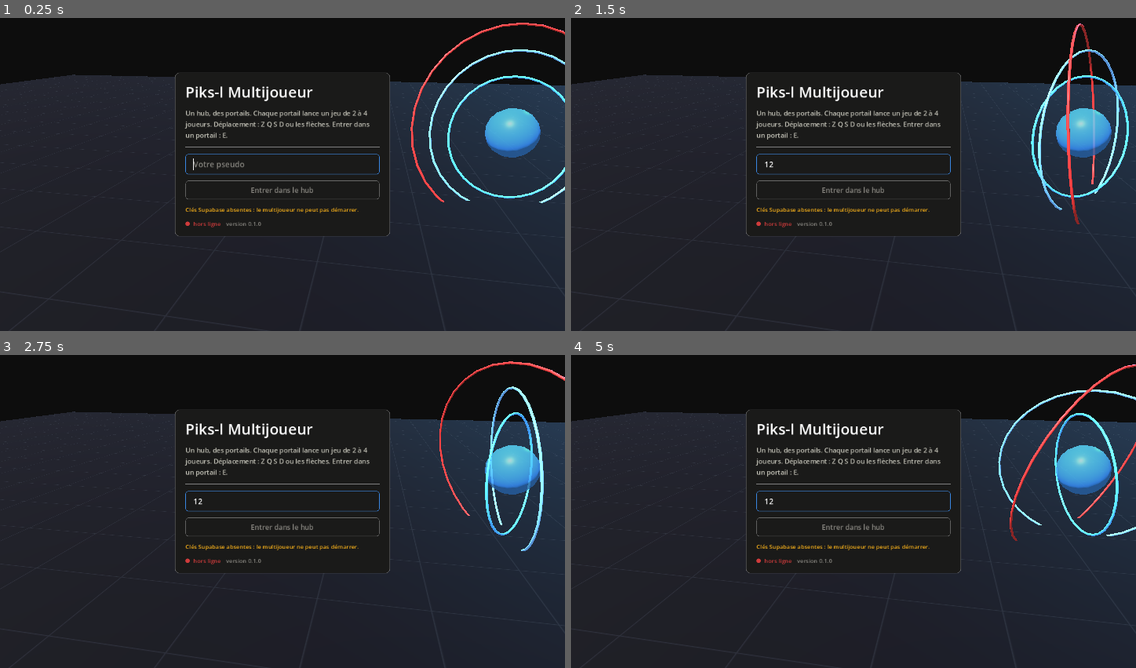
Above: before the commit, frames 1-4 (two rows, left to right).
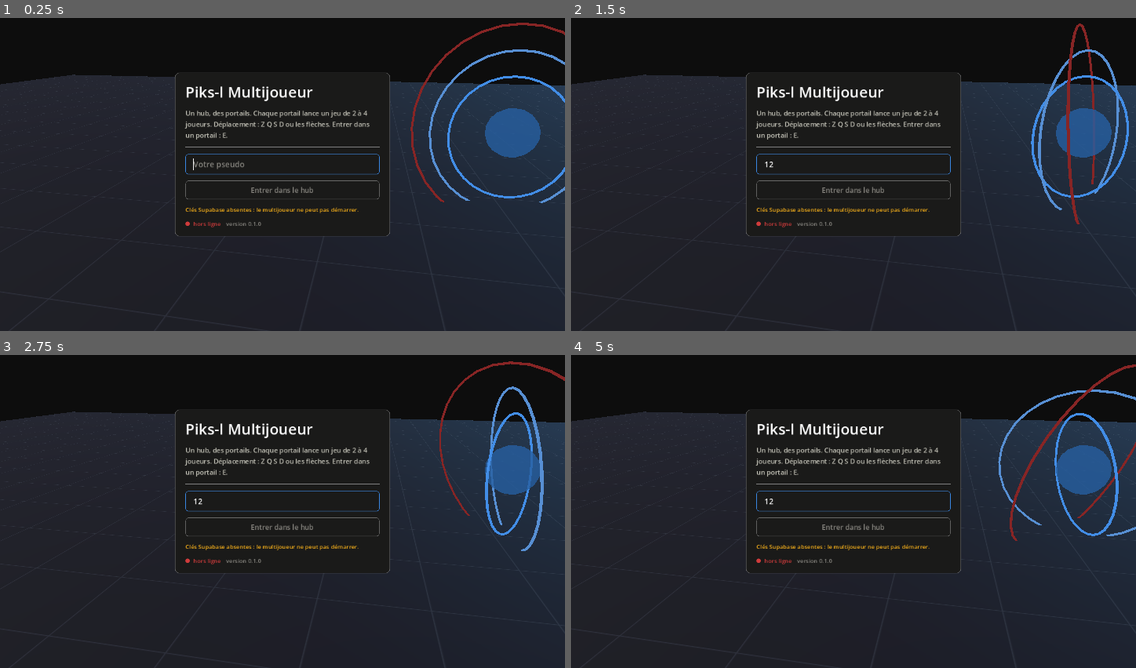
Above: after the commit, the same moments.

Repository: PiksL-APP/client-multijoueur
Game: Godot game, scene res://scenes/racine.tscn
Two runs of this game, one before a commit and one after it. Both use one fixed random seed, a clock stepped at 60 frames per second and the inputs below.
Inputs (mouse positions are in pixels of both pictures, inside the frame that each line leads up to):
- Up to frame 1 (0.25 s): no input
- Up to frame 2 (1.5 s): click (853, 165) at 0.52 s; type "12" at 0.6 s; tap Enter at 1.25 s; hold D from 1.28 s (still down); tap E at 1.35 s
- Up to frame 3 (2.75 s): release D at 2.03 s; hold S from 2.03 s (still down); tap E at 2.1 s
- Up to frame 4 (5 s): release S at 2.78 s; hold D 2.78-3.53 s; tap E at 2.85, 3.6, 4.35 s; hold W 3.53-4.28 s; hold A from 4.28 s (still down)

The runs differ from the first frame. In frame 1, 2.1% of the frame differs, in the area x 72-100%, y 1-60%; in frame 2, 2.2%, in the area x 81-99%, y 1-63%; in frame 3, 2.0%; in frame 4, 2.1%.

Commit message:
La couleur d'un portail lui revient, et la caméra redescend
Une matière émissive ajoute son émission à son albédo : un anneau #3987e5 qui
émet #3987e5 ressortait en cyan pâle, et le portail perdait exactement ce qui
l'identifie. Les éléments lumineux passent en mode non éclairé — la teinte de
la palette arrive intacte, et c'est moins cher à calculer.

La caméra du hub était à 112 unités : on voyait toute la carte, donc le
personnage n'était qu'un point et la perspective ne se sentait plus. 66, avec
des avatars à l'échelle et des étiquettes de portail lisibles.

Co-Authored-By: Claude Opus 5 <noreply@anthropic.com>
Claude-Session: https://claude.ai/code/session_01Ag9oKwgex2JuCCRnqDeC8N

Diff:
--- a/commun/decor.gd
+++ b/commun/decor.gd
@@ -26,15 +26,21 @@
 ## Matière lumineuse : le portail, les dalles actives, les traînées. L'émission
 ## ne dépend pas de la lumière, donc ces éléments restent lisibles même dans
 ## l'ombre — c'est ce qui fait qu'un portail se repère de loin.
-## `force` reste sous 1,3 : au-delà, l'émission sature vers le blanc et la
-## couleur du portail — donc son identité — disparaît.
+## Une matière qui ignore l'éclairage et rend EXACTEMENT sa couleur.
+##
+## L'émission d'une matière ordinaire s'ajoute à l'albédo : un anneau
+## #3987e5 émettant #3987e5 ressort en cyan pâle, et le portail perd la
+## couleur qui l'identifie. Sans éclairage à calculer, la teinte de la palette
+## arrive intacte à l'écran — c'est aussi moins cher.
 static func matiere_lumineuse(couleur: Color, force: float = 1.0, opacite: float = 1.0) -> StandardMaterial3D:
 	var m := StandardMaterial3D.new()
-	m.albedo_color = Color(couleur, opacite)
-	m.emission_enabled = true
-	m.emission = couleur
-	m.emission_energy_multiplier = force
-	m.roughness = 0.4
+	var teinte := couleur
+	if force < 1.0:
+		teinte = couleur.darkened(1.0 - force)
+	elif force > 1.0:
+		teinte = couleur.lightened(min(0.35, (force - 1.0) * 0.3))
+	m.albedo_color = Color(teinte, opacite)
+	m.shading_mode = BaseMaterial3D.SHADING_MODE_UNSHADED
 	if opacite < 1.0:
 		m.transparency = BaseMaterial3D.TRANSPARENCY_ALPHA
 	return m
@@ -188,6 +194,6 @@
 	e.outline_modulate = Color(0, 0, 0, 0.85)
 	e.billboard = BaseMaterial3D.BILLBOARD_ENABLED
 	e.no_depth_test = true
-	e.pixel_size = 0.012
+	e.pixel_size = 0.022
 	e.fixed_size = false
 	return e
--- a/jeux/carnage.gd
+++ b/jeux/carnage.gd
@@ -20,7 +20,7 @@
 const RAYON_VOITURE := 26.0
 
 const INCLINAISON := 52.0
-const DISTANCE := 118.0
+const DISTANCE := 88.0
 
 const SEUIL_ECRASEMENT := 210.0    ## en dessous, on pousse le monstre sans l'écraser
 const CADENCE_VOITURE := 1.0 / 12.0
--- a/scenes/hub.gd
+++ b/scenes/hub.gd
@@ -13,8 +13,8 @@
 const CADENCE_ENVOI := 1.0 / 8.0
 const RAPPEL := 1.5           ## on redit sa position même à l'arrêt
 const RAYON := 18.0
-const INCLINAISON := 54.0
-const DISTANCE := 112.0
+const INCLINAISON := 50.0
+const DISTANCE := 66.0
 
 const PORTAILS := [
 	{
@@ -146,26 +146,26 @@
 	noyau.position = Vector3(0, 6.4, 0)
 	support.add_child(noyau)
 
-	var titre := Decor.etiquette(String(portail["titre"]), Color(Palette.ENCRE, 1.0 if ouvert else 0.45), 64)
-	titre.position = Vector3(0, 14.5, 0)
+	var titre := Decor.etiquette(String(portail["titre"]), Color(Palette.ENCRE, 1.0 if ouvert else 0.4), 72)
+	titre.position = Vector3(0, 17.0, 0)
 	support.add_child(titre)
 	var sous := Decor.etiquette(String(portail["sous_titre"]), Color(Palette.ENCRE_FAIBLE, 1.0 if ouvert else 0.45), 34)
-	sous.position = Vector3(0, 12.6, 0)
+	sous.position = Vector3(0, 14.2, 0)
 	support.add_child(sous)
 
 func _batir_avatar(couleur: Color, pseudo: String) -> Node3D:
 	var racine := Node3D.new()
-	var jambes := Decor.cylindre(RAYON * Decor.ECHELLE, 1.6, couleur.darkened(0.35))
-	jambes.position = Vector3(0, 0.8, 0)
+	var jambes := Decor.cylindre(RAYON * Decor.ECHELLE * 1.5, 2.4, couleur.darkened(0.35))
+	jambes.position = Vector3(0, 1.2, 0)
 	racine.add_child(jambes)
-	var buste := Decor.cylindre(RAYON * Decor.ECHELLE * 0.86, 1.8, couleur)
-	buste.position = Vector3(0, 2.5, 0)
+	var buste := Decor.cylindre(RAYON * Decor.ECHELLE * 1.3, 2.7, couleur)
+	buste.position = Vector3(0, 3.8, 0)
 	racine.add_child(buste)
-	var tete := Decor.sphere(RAYON * Decor.ECHELLE * 0.72, couleur.lightened(0.25))
-	tete.position = Vector3(0, 4.2, 0)
+	var tete := Decor.sphere(RAYON * Decor.ECHELLE * 1.1, couleur.lightened(0.25))
+	tete.position = Vector3(0, 6.2, 0)
 	racine.add_child(tete)
 	var nom := Decor.etiquette(pseudo, Palette.ENCRE_DOUCE, 34)
-	nom.position = Vector3(0, 6.2, 0)
+	nom.position = Vector3(0, 8.6, 0)
 	nom.name = "Nom"
 	racine.add_child(nom)
 	return racine
@@ -185,7 +185,7 @@
 	# rebondit légèrement. Sans ça, un cylindre qui glisse ne marche pas.
 	if direction != Vector2.ZERO:
 		_corps.rotation.y = atan2(-direction.x, -direction.y)
-		_corps.position.y = abs(sin(_t * 11.0)) * 0.35
+		_corps.position.y = abs(sin(_t * 11.0)) * 0.5
 		_corps.rotation.x = deg_to_rad(6.0)
 	else:
 		_corps.rotation.x = lerp(_corps.rotation.x, 0.0, delta * 8.0)
Not shown, changed: sortie/index.pck
